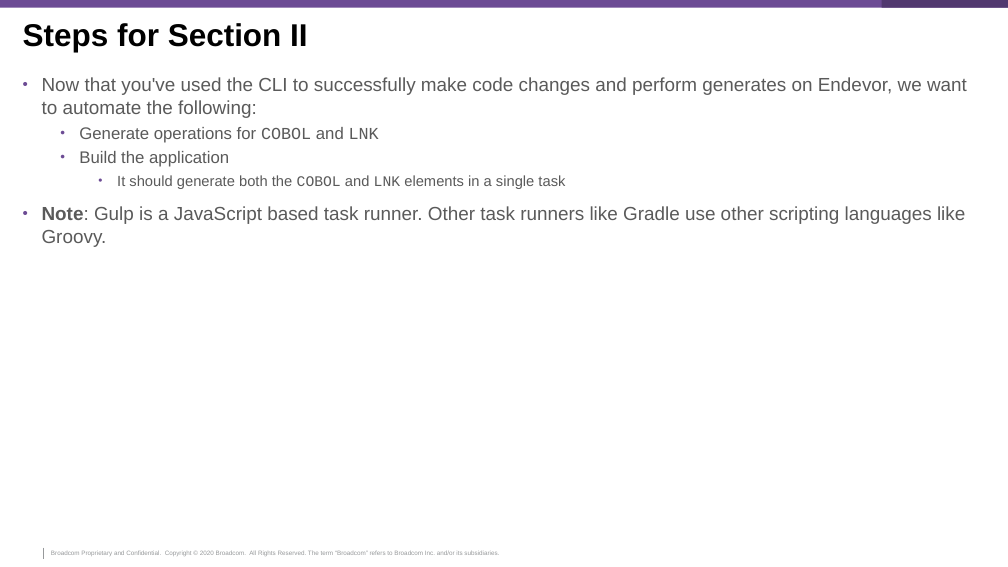
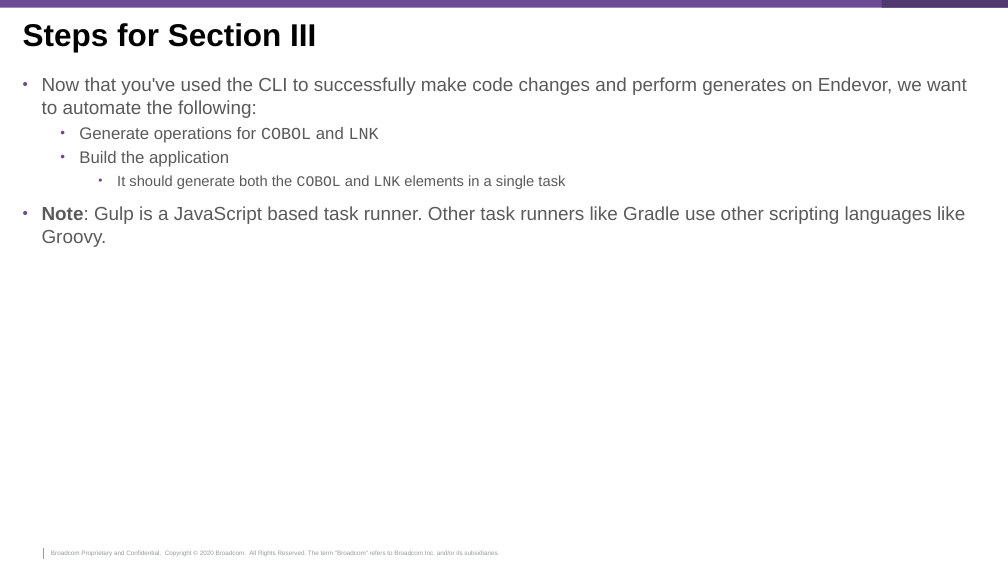
Before and after one commit to McQuitty-Broadcom/Zowe-DevOps-Example, a slide deck: slide 34 of .workshop/DevOps-Workshop.pptx (slide 35 before the commit). Drawn at 1008x567 pixels with LibreOffice and Linux fonts; fonts in the diff are those of the drawing; background and template pictures are left out. Boxes give left, top, right and bottom in pixels: in the first picture for what was removed or moved away, otherwise in the second. Text is boxed around its words. In the diff, an @@ line names an element or a change of style, - is before the commit and + after.

Commit message:
Updating PPT

```diff
--- a/.workshop/DevOps-Workshop.pptx
+++ b/.workshop/DevOps-Workshop.pptx
@@ title at <box>23,23,316,52</box>: text changed @@
-Steps for Section II
+Steps for Section III
```
Also in this commit, not shown: 6 other slides changed, 1 slide removed.
